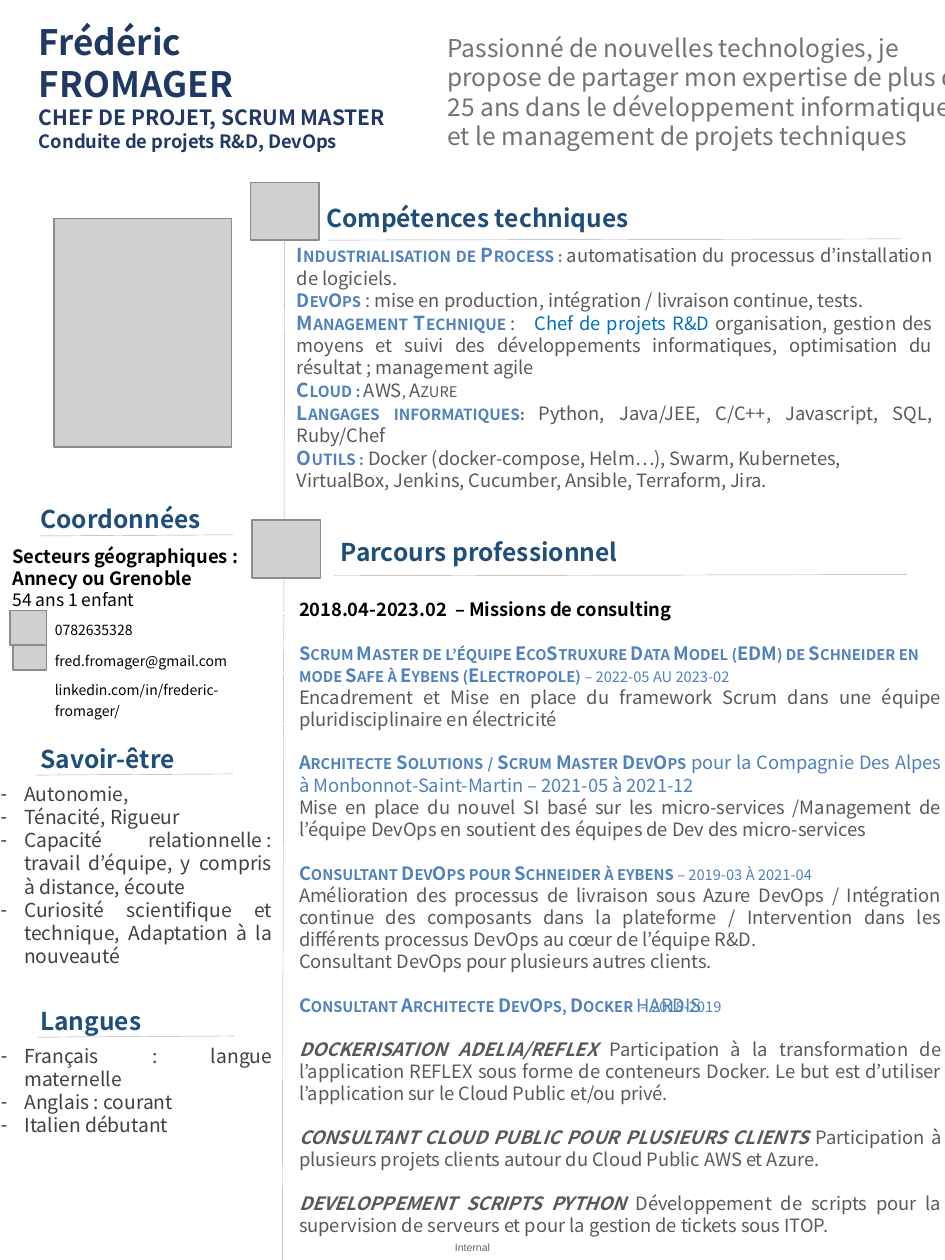
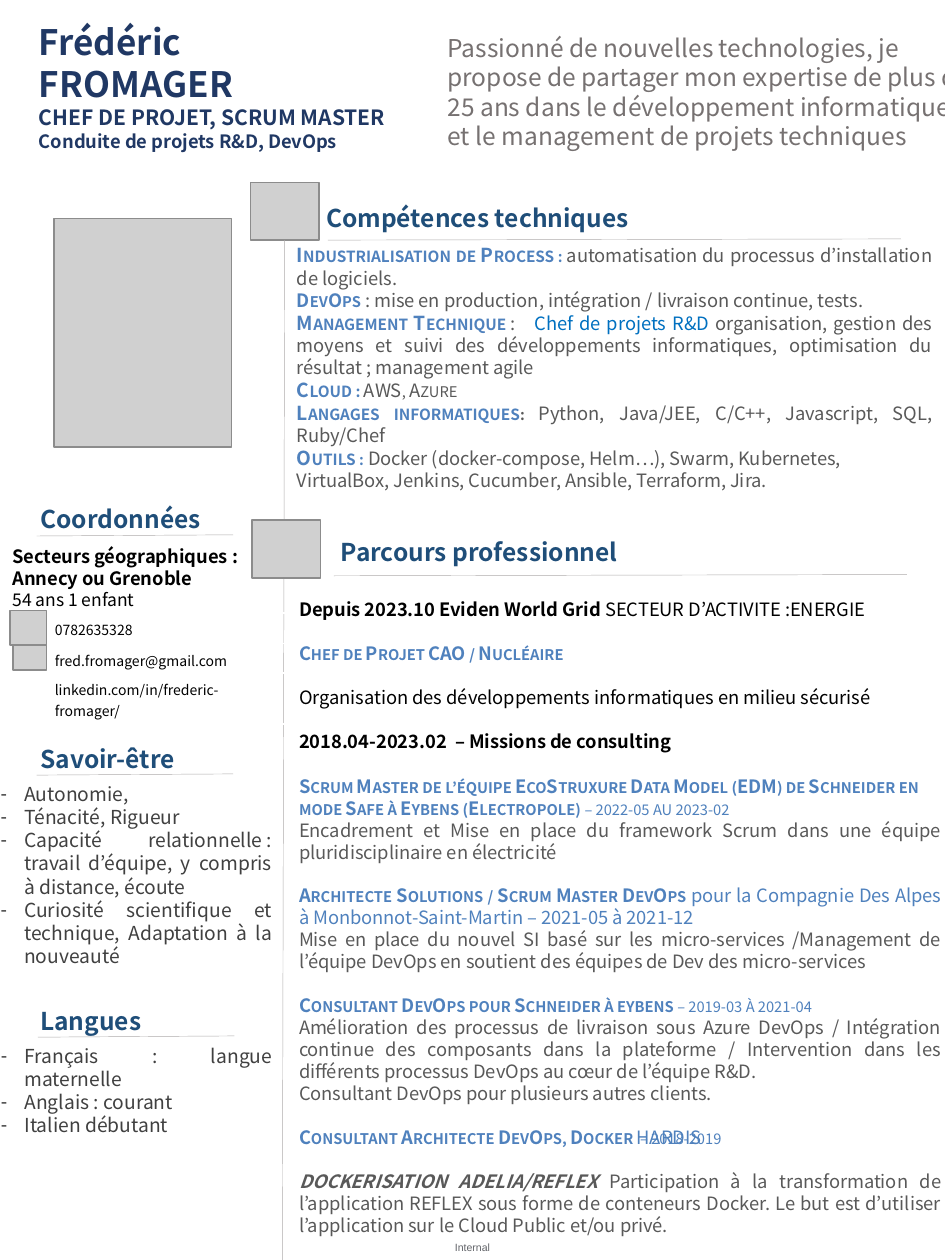
Before and after one commit to Solifred38/cv, a slide deck: slide 1 of CV_FFROMAGER.pptx. Drawn at 945x1260 pixels with LibreOffice and Linux fonts; fonts in the diff are those of the drawing; grey boxes stand for pictures; background and template pictures are left out. Boxes give left, top, right and bottom in pixels: in the first picture for what was removed or moved away, otherwise in the second. Text is boxed around its words. In the diff, an @@ line names an element or a change of style, - is before the commit and + after.

Commit message:
update CV Eviden

```diff
--- a/CV_FFROMAGER.pptx
+++ b/CV_FFROMAGER.pptx
@@ text at <box>299,601,871,709</box>: paragraphs added @@
+Depuis 2023.10 Eviden World Grid SECTEUR D’ACTIVITE :ENERGIE
+Chef de Projet CAO / Nucléaire
+Organisation des développements informatiques en milieu sécurisé
@@ text at <box>299,1128,941,1237</box>: paragraphs removed @@
-CONSULTANT CLOUD PUBLIC POUR PLUSIEURS CLIENTS Participation à plusieurs projets clients autour du Cloud Public AWS et Azure.
-DEVELOPPEMENT SCRIPTS PYTHON Développement de scripts pour la supervision de serveurs et pour la gestion de tickets sous ITOP.
```
Also in this commit, not shown: 1 other slide changed, 1 slide added, 1 other file.
